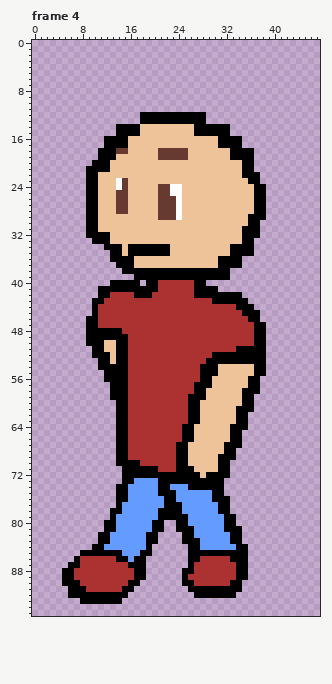
Two versions of one pixel-art file, images/test/PlrSpriteTest/AnimationTesting/Done/PlrFrontLeftWalk.ase. Above is the file before it was changed.
48x96 pixels, 4 frames. Shown: frame 4. The commit also changed other frames, which this record leaves out.
Once edited:
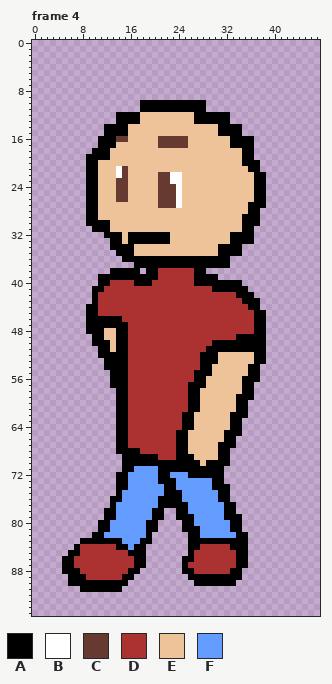
Palette (. is transparent): A #000000  B #ffffff  C #663931  D #ac3232  E #eec39a  F #639bff
From the commit log: edited rendering logic and walk animation
Change:
layer "Pa/Head" now hidden
layer "Pa/Arms" now hidden
layer "Pa/Shirt" now hidden
layer "Pa/Pants" now hidden
layer "Pa/Feet" now hidden
Changed rows in their new state; - is an unchanged pixel.
Frame 4:
first column x 5:
10 -------------AAAAAAAAAAA----------
11 -------------AAAAAAAAAAA----------
12 ---------AAAAEEEEEEEEE--AAAA------
13 ---------AAAAEEEEEEEEE--AAAA------
14 -------AA--EE---------EEEE--AA----
15 -------AA--EE---------EEEE--AA----
16 ------A--CC-----CCCCC-----EE--AA--
17 ------A--EE-----CCCCC-----EE--AA--
18 -----A--EEE-----EEEEE-------EE----
19 ----AA--E-------EEEEE-------EE----
20 ----A-EE------------------------A-
21 ------EE-BC-------------------E-A-
22 ---------BC-----CCBB----------EE-A
23 ---------C------CCBB-----------E-A
24 ---------C--------C---------------
25 ------------------C---------------
27 ---------EE--------------------A--
28 ---------EE-----EEEE-----------A-.
29 ----------------EEEE----------A--.
30 ------AA----------------------A---
31 ----.-AA------------------------.-
32 ----...-AA-AAAAAAA----------AA--.-
33 -----...AA-AAAAAAA----------AA----
34 -------.--A-EEEEEE--------AA--..--
35 --------.-A-EEEEEE--------AA--..--
36 --------..--AAAAAAAAAAAAAA--..----
37 ---------...AAAAAAAAAAAAAA--..----
38 --------AA---.--DDDDDD--....------
39 ------AAAAAA----DDDDDD----..------
40 ------AADDDD-A-D--------AAAAAA----
41 -----A-DDDDDDDDD------DDD-AAAAA---
42 -----ADD----DDD-------DDDDDDD-AA--
43 ------D------------------DDDDD-AA-
44 ----A------------------------DD-A-
45 ----A-------------------------DD-A
46 ------AAAA---------------------D-A
47 ------AAAAA-----------------------
48 -------EE-A-----------------------
49 ----.--EE--------------------AAA--
50 ----.--A-----------------AAAAAAA--
51 -----.-A----------------AAAAA-----
52 -----.--A--------------AA-EEEEEE--
53 ------.-A--------------A--EEEEEE--
54 ------.------------------E-----A-.
55 -------.--------------A--E-----A-.
56 -------.--------------A-E-----A---
57 ---------------------A--E-----A-.-
58 --------.------------A-E--------.-
59 --------.--------------E-----A----
60 -----------------------------A-.--
61 -------------------------------.--
62 --------------------A-E-----A-----
63 --------------------A-E-----A-.---
64 ------------------------------.---
65 -------------------A-E-----A------
66 -------------------A-E-----A-.----
67 --------------------------A--.----
68 -----------AA-------------A-.-----
69 ---------.-AAAAA-----A------.-----
70 ---------.---AAAAAA--AA-AA--------
71 ------------FFFFAAA---AAAA-.------
72 ---------A-FFFFF--FFF--A---.------
73 ---------A-F-------FFFFFF---------
74 ----------------F-A--FFFF--A------
75 ----------F-----F--A-----F-A------
76 --------A-F-----A--A-----F--------
77 --------AF------A---A-----F-A-----
78 -------A-F-----A-..-A-----F-A-----
79 -------A-------A-..--A-------A----
80 ------A-F-----A-.--.-A-----F-A----
81 ------A-F-----A-.--.--A----F------
82 -----A-F-------.----.-A-----F-A---
83 ---AAA--AA---A-.----.--AAAAA--A---
84 --ADDDDDDAA-AA.--------DDDDDA-----
85 -AADDDDDDDDAA-.-------DDDDDDD-----
86 AAD------DDD--------A-D-----D-----
87 A-D--------D--------AD------------
88 --A--------A-.--------------A-.---
89 .-AA------AA..------.AAAAAAAA-.---
90 .--AAAAAAAA..-------..AAAAAA-.----
91 -..-AAAAAA..---------.........----
92 -..........-----------.......-----
93 ---.......------------------------
Pixel boxes of the changes (left, top, right, bottom) in both pictures:
changed: (62, 100, 266, 604)
